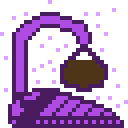
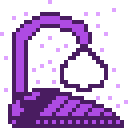
The second 128×128 image is a revision of the first. Changes to its layers:
hid "75 Percent", painted on it over [64, 60, 104, 88]
hid "50 Percent", painted on it over [64, 60, 104, 88]
hid "25 Percent", painted on it over [64, 60, 104, 88]
painted on "EmptyMaker" over [64, 60, 104, 88]
